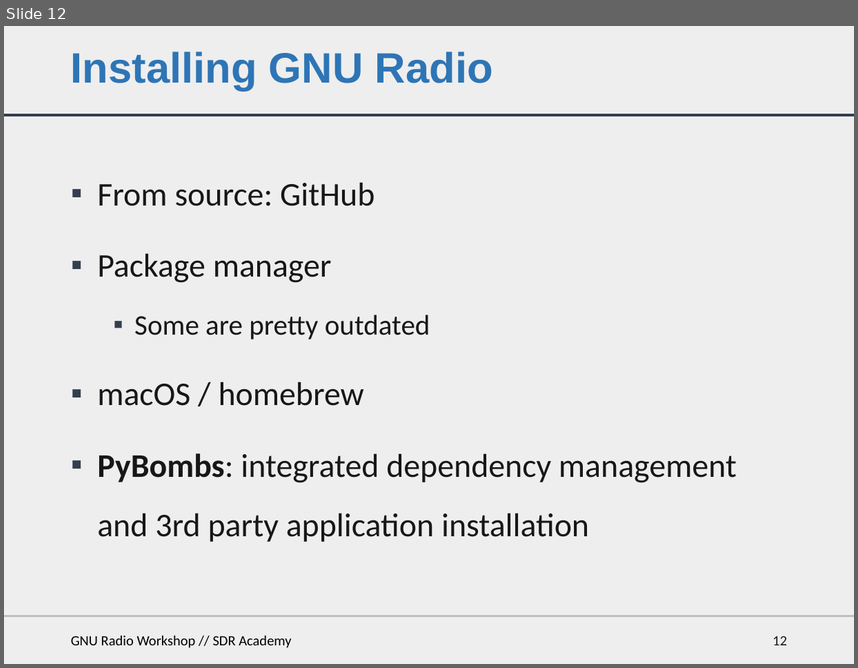
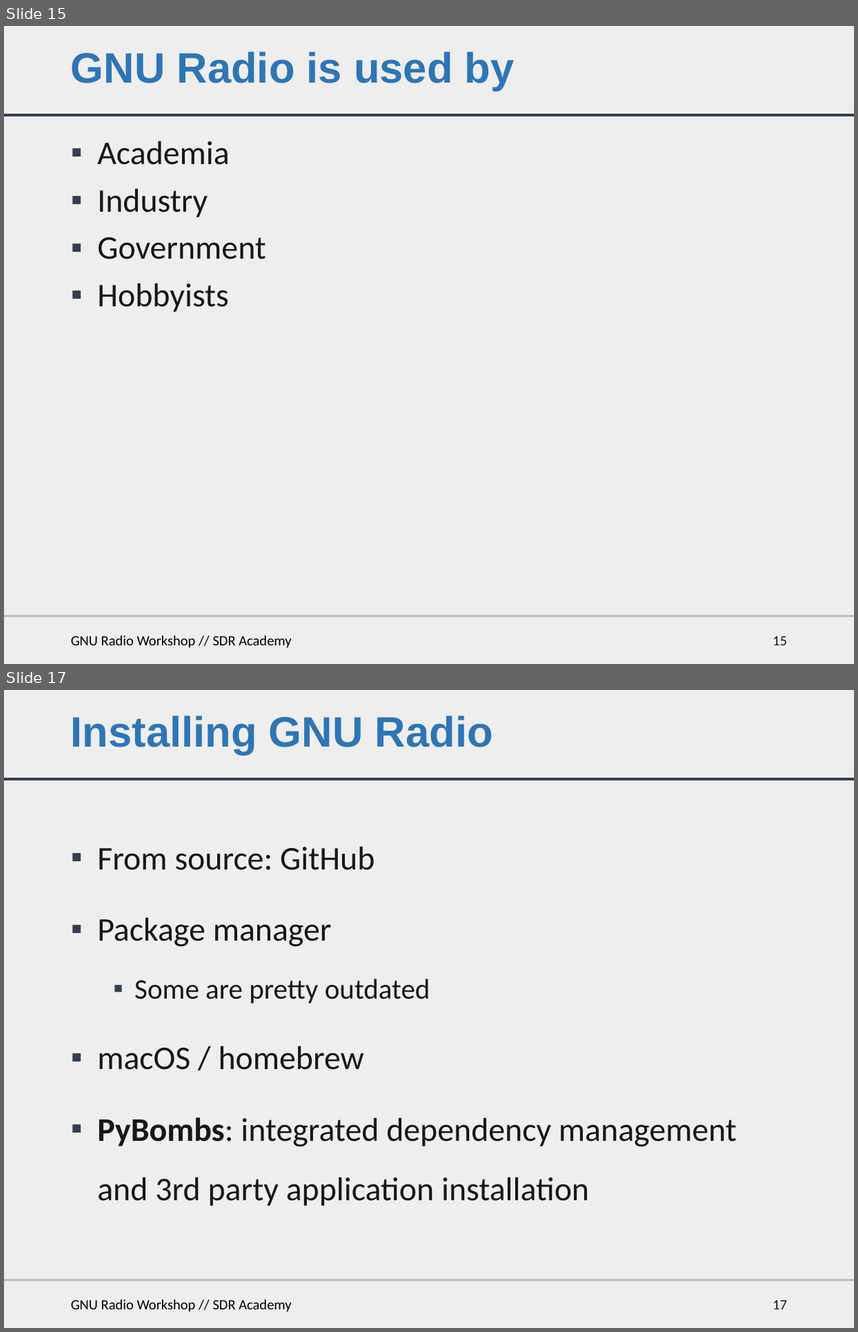
Before and after one commit to bastibl/gnuradio-workshop, a slide deck: gr-workshop.pptx. Shown one above the other, each under a label of ours: slide 12 before the commit, slides 15 and 17 after it; the slides between them are not shown. The pictures are 858x668 and 858x1332 pixels, drawn with LibreOffice and Linux fonts; fonts in the diff are those of the drawing. Boxes give left, top, right and bottom in pixels: in the first picture for what was removed or moved away, otherwise in the second. Text is boxed around its words. In the diff, an @@ line names an element or a change of style, - is before the commit and + after.

```diff
--- a/gr-workshop.pptx
+++ b/gr-workshop.pptx
@@ slide 15 added at box(4, 26, 854, 664), background #EEEEEE; not listed: 2 template elements that a slide beside it also shows @@
@@ title added at box(71, 52, 515, 91), 36 pt, text #2E75B6, bold @@
+GNU Radio is used by
@@ text added at box(97, 141, 266, 312), 28 pt, text #181717 @@
+▪ Academia
+▪ Industry
+▪ Government
+▪ Hobbyists
@@ text added at box(71, 635, 291, 648), 12 pt, text #000000 @@
+GNU Radio Workshop // SDR Academy
@@ page number added at box(773, 635, 787, 645), 12 pt, text #181717 @@
+15
@@ what was slide 12 is now slide 17 @@
@@ page number at box(773, 1299, 787, 1309): text changed @@
-12
+17
```
Also in this commit, not shown: 2 slides changed, 4 other slides added.
